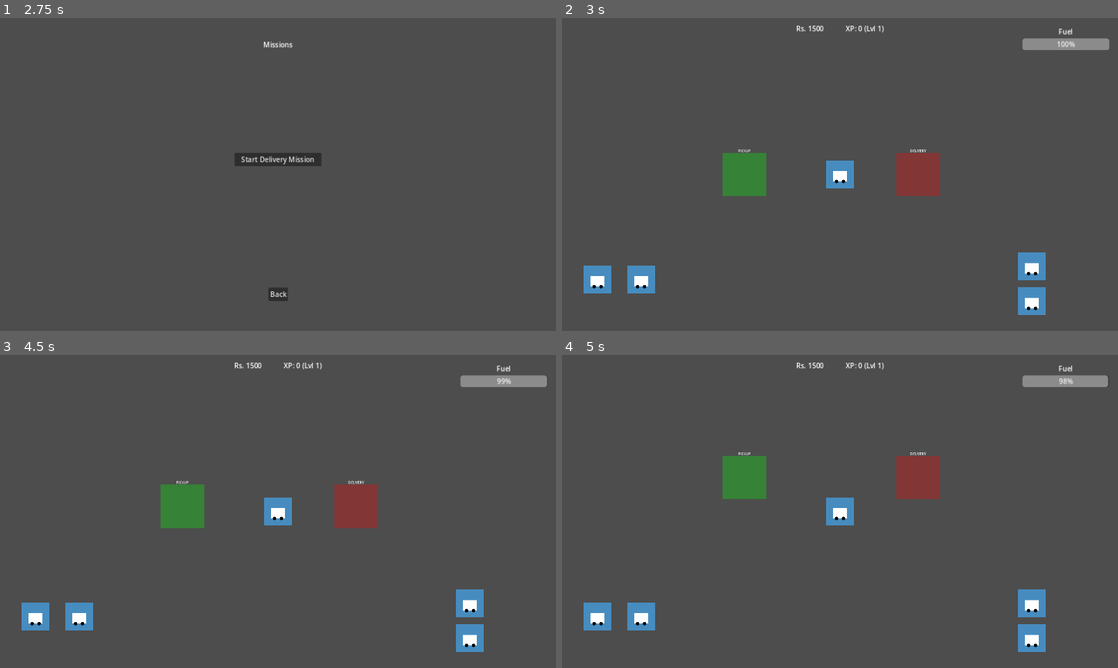
Above: before the commit, frames 1-4 (two rows, left to right).
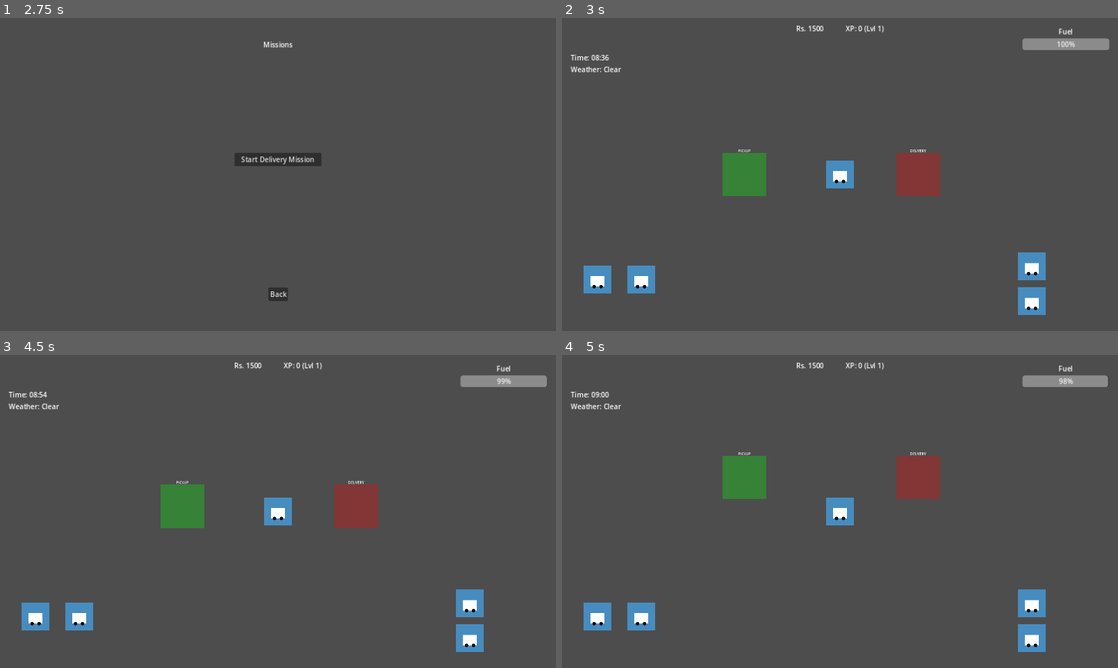
Above: after the commit, the same moments.

Repository: infoj143-png/Pakistan-Truck-Driver-Tycoon
Game: Godot game, scene res://ui/MainMenu.tscn
The game is run twice, just before and just after one commit, with the same random seed, the same clock (stepped at 60 frames per second) and the same inputs.
Inputs:
- Up to frame 1 (2.75 s): click "CLAIM" at 0.5 s; click "Back to Menu" at 1.25 s; click "Missions" at 2 s
- Up to frame 2 (3 s): click "Start Delivery Mission" at 2.75 s
- Up to frame 3 (4.5 s): hold Right (ui_right) 3.53-4.28 s; hold Down (ui_down) from 4.28 s (still down)
- Up to frame 4 (5 s): keep holding Down (ui_down)

Frame 1 is identical in both runs. In frame 2, 0.2% of the frame differs, in the area x 1-11%, y 11-18%; in frame 3, 0.2%; in frame 4, 0.2%.

Commit message:
Implement Weather and Day-Night System
- Added WeatherManager autoload for day-night cycle and weather states.
- Integrated WeatherManager into GameManager save/load system.
- Added dynamic lighting, rain particles, and fog overlay to World scene.
- Updated HUD to display current time and weather.
- Modified Truck physics and fuel consumption based on weather conditions.

Co-authored-by: infoj143-png <226180196+infoj143-png@users.noreply.github.com>

Diff:
--- a/project.godot
+++ b/project.godot
@@ -10,6 +10,7 @@
 [autoload]
 
 GameManager="*res://scripts/GameManager.gd"
+WeatherManager="*res://scripts/WeatherManager.gd"
 
 [display]
 
--- a/scenes/World.tscn
+++ b/scenes/World.tscn
@@ -5,7 +5,10 @@
 [ext_resource type="PackedScene" uid="uid://d2p1s3r4n5m6q" path="res://ui/HUD.tscn" id="3_hud"]
 [ext_resource type="PackedScene" uid="uid://b5m6n7p8q9r0s" path="res://ui/MissionCompletePopup.tscn" id="4_popup"]
 
+[ext_resource type="Script" path="res://scripts/World.gd" id="1_world"]
+
 [node name="World" type="Node2D"]
+script = ExtResource("1_world")
 
 [node name="Truck" parent="." groups=["truck"] instance=ExtResource("1_truck")]
 position = Vector2(640, 360)
@@ -36,6 +39,31 @@
 text = "DELIVERY"
 horizontal_alignment = 1
 
+[node name="DayNightCycle" type="CanvasModulate" parent="."]
+
+[node name="WeatherEffects" type="Node2D" parent="."]
+
+[node name="Rain" type="CPUParticles2D" parent="WeatherEffects"]
+position = Vector2(640, -50)
+amount = 1000
+lifetime = 2.0
+preprocess = 2.0
+emission_shape = 3
+emission_rect_extents = Vector2(800, 1)
+direction = Vector2(0.2, 1)
+spread = 5.0
+gravity = Vector2(0, 0)
+initial_velocity_min = 400.0
+initial_velocity_max = 600.0
+scale_amount_min = 2.0
+scale_amount_max = 4.0
+color = Color(0.4, 0.6, 1, 0.6)
+
+[node name="Fog" type="ColorRect" parent="WeatherEffects"]
+offset_right = 1280.0
+offset_bottom = 720.0
+color = Color(0.7, 0.7, 0.7, 0)
+
 [node name="HUD" parent="." instance=ExtResource("3_hud")]
 
 [node name="MissionCompletePopup" parent="." instance=ExtResource("4_popup")]
--- a/scripts/GameManager.gd
+++ b/scripts/GameManager.gd
@@ -582,7 +582,9 @@
 			"unlocked_achievements": unlocked_achievements,
 			"unlocked_skins": unlocked_skins,
 			"selected_skin": selected_skin,
-			"achievement_progress": achievement_progress
+			"achievement_progress": achievement_progress,
+			"current_weather": WeatherManager.current_weather,
+			"current_time": WeatherManager.current_time
 		}
 		file.store_var(data)
 		file.close()
@@ -628,6 +630,10 @@
 			selected_skin = data.get("selected_skin", "default")
 			achievement_progress = data.get("achievement_progress", {})
 
+			if WeatherManager:
+				WeatherManager.current_weather = data.get("current_weather", WeatherManager.Weather.CLEAR)
+				WeatherManager.current_time = data.get("current_time", 8.0)
+
 			_unlock_cities_for_level()
 		file.close()
 		stats_changed.emit()
--- a/scripts/HUD.gd
+++ b/scripts/HUD.gd
@@ -3,14 +3,20 @@
 @onready var money_label = $Control/HBoxContainer/MoneyLabel
 @onready var xp_label = $Control/HBoxContainer/XPLabel
 @onready var fuel_bar = $Control/FuelContainer/ProgressBar
+@onready var time_label = $Control/WeatherContainer/TimeLabel
+@onready var weather_label = $Control/WeatherContainer/WeatherLabel
 
 func _ready():
 	GameManager.stats_changed.connect(update_ui)
+	WeatherManager.time_changed.connect(_on_time_changed)
+	WeatherManager.weather_changed.connect(_on_weather_changed)
 	update_ui()
+	_update_weather_ui()
 
 func update_ui():
 	money_label.text = "Rs. " + str(GameManager.money)
 	xp_label.text = "XP: " + str(GameManager.xp) + " (Lvl " + str(GameManager.level) + ")"
+	_on_time_changed(WeatherManager.get_hour(), WeatherManager.get_minute())
 
 	# Try to find truck in scene to update fuel
 	var truck = get_tree().get_first_node_in_group("truck")
@@ -18,3 +24,12 @@
 		fuel_bar.value = truck.fuel
 	else:
 		fuel_bar.value = GameManager.fuel
+
+func _on_time_changed(hour, minute):
+	time_label.text = "Time: %02d:%02d" % [hour, minute]
+
+func _on_weather_changed(_new_weather):
+	_update_weather_ui()
+
+func _update_weather_ui():
+	weather_label.text = "Weather: " + WeatherManager.get_weather_name()
--- a/scripts/Truck.gd
+++ b/scripts/Truck.gd
@@ -49,10 +49,15 @@
 	var direction = Vector2.UP.rotated(rotation)
 	if forward_input != 0:
 		var city_data = GameManager.cities[GameManager.current_city]
-		var fuel_mult = city_data.fuel_mult
+		var weather_effects = WeatherManager.WEATHER_EFFECTS[WeatherManager.current_weather]
 
-		var move_step = direction * forward_input * speed * delta
-		velocity = velocity.lerp(direction * forward_input * speed, acceleration * delta)
+		var fuel_mult = city_data.fuel_mult * weather_effects.fuel_mult
+		var current_speed = speed * weather_effects.acceleration_mult # Limit top speed/acceleration slightly
+		var current_accel = acceleration * weather_effects.acceleration_mult
+		var current_friction = friction * weather_effects.friction_mult
+
+		var move_step = direction * forward_input * current_speed * delta
+		velocity = velocity.lerp(direction * forward_input * current_speed, current_accel * delta)
 
 		# Track distance and decrease condition
 		var dist = move_step.length()
@@ -65,7 +70,8 @@
 		# Consume fuel
 		consume_fuel(delta * 2.0 * fuel_mult)
 	else:
-		velocity = velocity.lerp(Vector2.ZERO, friction * delta)
+		var weather_effects = WeatherManager.WEATHER_EFFECTS[WeatherManager.current_weather]
+		velocity = velocity.lerp(Vector2.ZERO, friction * weather_effects.friction_mult * delta)
 
 	move_and_slide()
 
--- /dev/null
+++ b/scripts/WeatherManager.gd
@@ -0,0 +1,88 @@
+extends Node
+
+signal weather_changed(new_weather)
+signal time_changed(hour, minute)
+
+enum Weather { CLEAR, RAIN, FOG }
+enum TimeOfDay { SUNRISE, DAY, SUNSET, NIGHT }
+
+var current_weather: Weather = Weather.CLEAR
+var current_time: float = 8.0 # Start at 8 AM
+var time_scale: float = 0.2 # 24 hours in 120 seconds -> 24 / 120 = 0.2 hours per second
+
+const WEATHER_EFFECTS = {
+	Weather.CLEAR: {"fuel_mult": 1.0, "friction_mult": 1.0, "acceleration_mult": 1.0},
+	Weather.RAIN: {"fuel_mult": 1.2, "friction_mult": 0.7, "acceleration_mult": 0.8},
+	Weather.FOG: {"fuel_mult": 1.1, "friction_mult": 0.9, "acceleration_mult": 0.9}
+}
+
+const TIME_COLORS = {
+	TimeOfDay.SUNRISE: Color(1.0, 0.7, 0.5),
+	TimeOfDay.DAY: Color(1.0, 1.0, 1.0),
+	TimeOfDay.SUNSET: Color(0.8, 0.5, 0.5),
+	TimeOfDay.NIGHT: Color(0.1, 0.1, 0.3)
+}
+
+func _ready():
+	# Initialize from GameManager if possible (will be added in later step)
+	pass
+
+func _process(delta):
+	current_time += delta * time_scale
+	if current_time >= 24.0:
+		current_time -= 24.0
+
+	time_changed.emit(get_hour(), get_minute())
+
+	# Random weather change every 6 game hours (roughly)
+	if randf() < 0.001: # Small chance every frame
+		_randomize_weather()
+
+func _randomize_weather():
+	var r = randf()
+	var new_weather = Weather.CLEAR
+	if r < 0.7:
+		new_weather = Weather.CLEAR
+	elif r < 0.9:
+		new_weather = Weather.RAIN
+	else:
+		new_weather = Weather.FOG
+
+	if new_weather != current_weather:
+		current_weather = new_weather
+		weather_changed.emit(current_weather)
+
+func get_hour() -> int:
+	return int(current_time)
+
+func get_minute() -> int:
+	return int((current_time - int(current_time)) * 60)
+
+func get_time_of_day() -> TimeOfDay:
+	if current_time >= 5.0 and current_time < 8.0:
+		return TimeOfDay.SUNRISE
+	elif current_time >= 8.0 and current_time < 17.0:
+		return TimeOfDay.DAY
+	elif current_time >= 17.0 and current_time < 20.0:
+		return TimeOfDay.SUNSET
+	else:
+		return TimeOfDay.NIGHT
+
+func get_ambient_color() -> Color:
+	var tod = get_time_of_day()
+	var color = TIME_COLORS[tod]
+
+	# Apply weather dimming
+	if current_weather == Weather.RAIN:
+		color = color.darkened(0.2)
+	elif current_weather == Weather.FOG:
+		color = color.lerp(Color.GRAY, 0.3)
+
+	return color
+
+func get_weather_name() -> String:
+	match current_weather:
+		Weather.CLEAR: return "Clear"
+		Weather.RAIN: return "Rainy"
+		Weather.FOG: return "Foggy"
+	return "Unknown"
--- /dev/null
+++ b/scripts/World.gd
@@ -0,0 +1,35 @@
+extends Node2D
+
+@onready var day_night_cycle = $DayNightCycle
+@onready var rain_particles = $WeatherEffects/Rain
+@onready var fog_overlay = $WeatherEffects/Fog
+
+func _ready():
+	WeatherManager.weather_changed.connect(_on_weather_changed)
+	WeatherManager.time_changed.connect(_on_time_changed)
+
+	# Initial update
+	_update_visuals()
+
+func _process(_delta):
+	# Smoothly update lighting every frame
+	day_night_cycle.color = WeatherManager.get_ambient_color()
+
+func _on_weather_changed(_new_weather):
+	_update_visuals()
+
+func _on_time_changed(_hour, _minute):
+	# Lighting is handled in _process for smoothness
+	pass
+
+func _update_visuals():
+	var weather = WeatherManager.current_weather
+
+	# Rain particles
+	rain_particles.emitting = (weather == WeatherManager.Weather.RAIN)
+
+	# Fog overlay
+	if weather == WeatherManager.Weather.FOG:
+		fog_overlay.color.a = 0.3
+	else:
+		fog_overlay.color.a = 0.0
--- a/ui/HUD.tscn
+++ b/ui/HUD.tscn
@@ -52,6 +52,21 @@
 layout_mode = 2
 value = 100.0
 
+[node name="WeatherContainer" type="VBoxContainer" parent="Control"]
+layout_mode = 1
+offset_left = 20.0
+offset_top = 80.0
+offset_right = 200.0
+offset_bottom = 140.0
+
+[node name="TimeLabel" type="Label" parent="Control/WeatherContainer"]
+layout_mode = 2
+text = "Time: 08:00"
+
+[node name="WeatherLabel" type="Label" parent="Control/WeatherContainer"]
+layout_mode = 2
+text = "Weather: Clear"
+
 [node name="TouchControls" type="Control" parent="Control"]
 layout_mode = 1
 anchors_preset = 12
